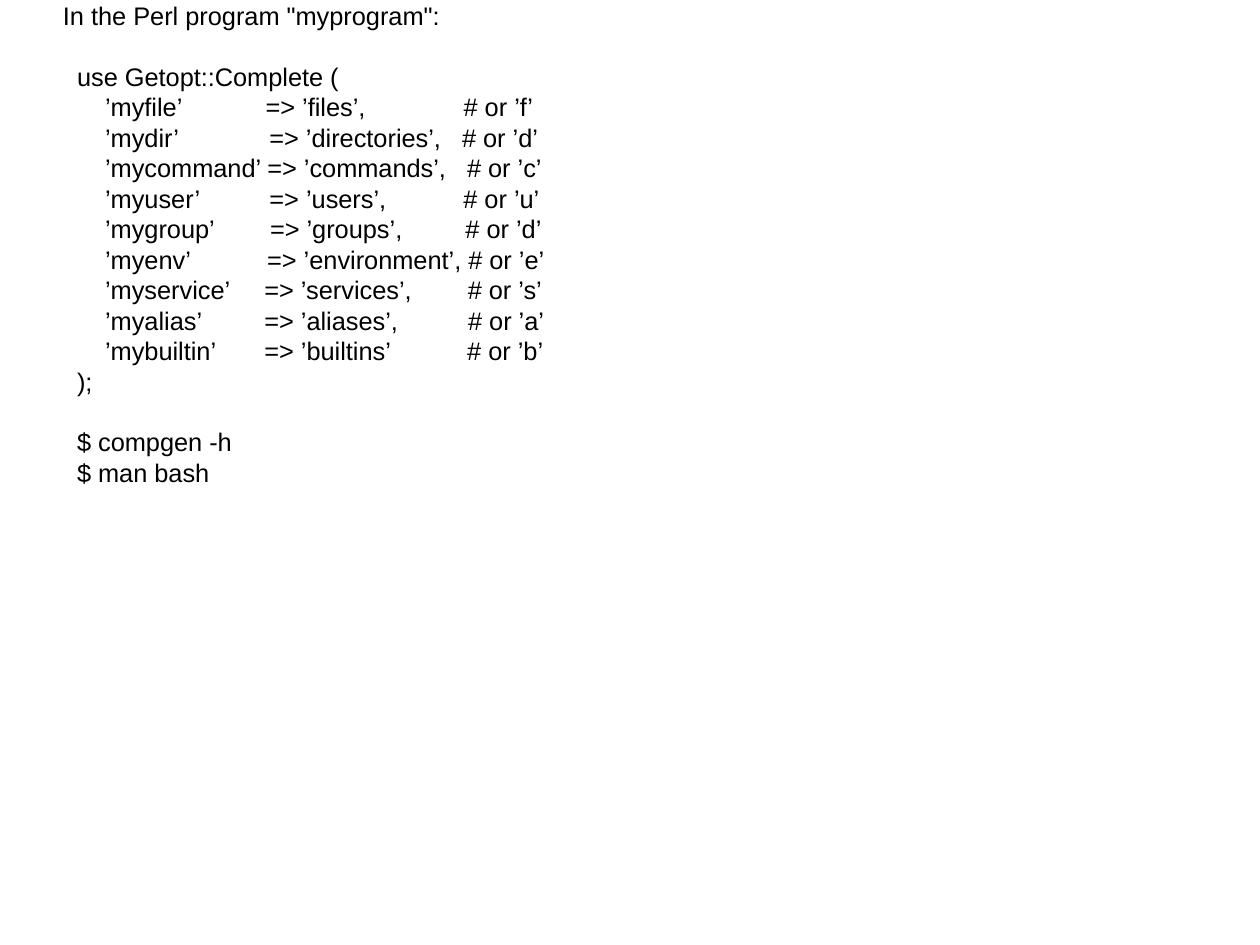
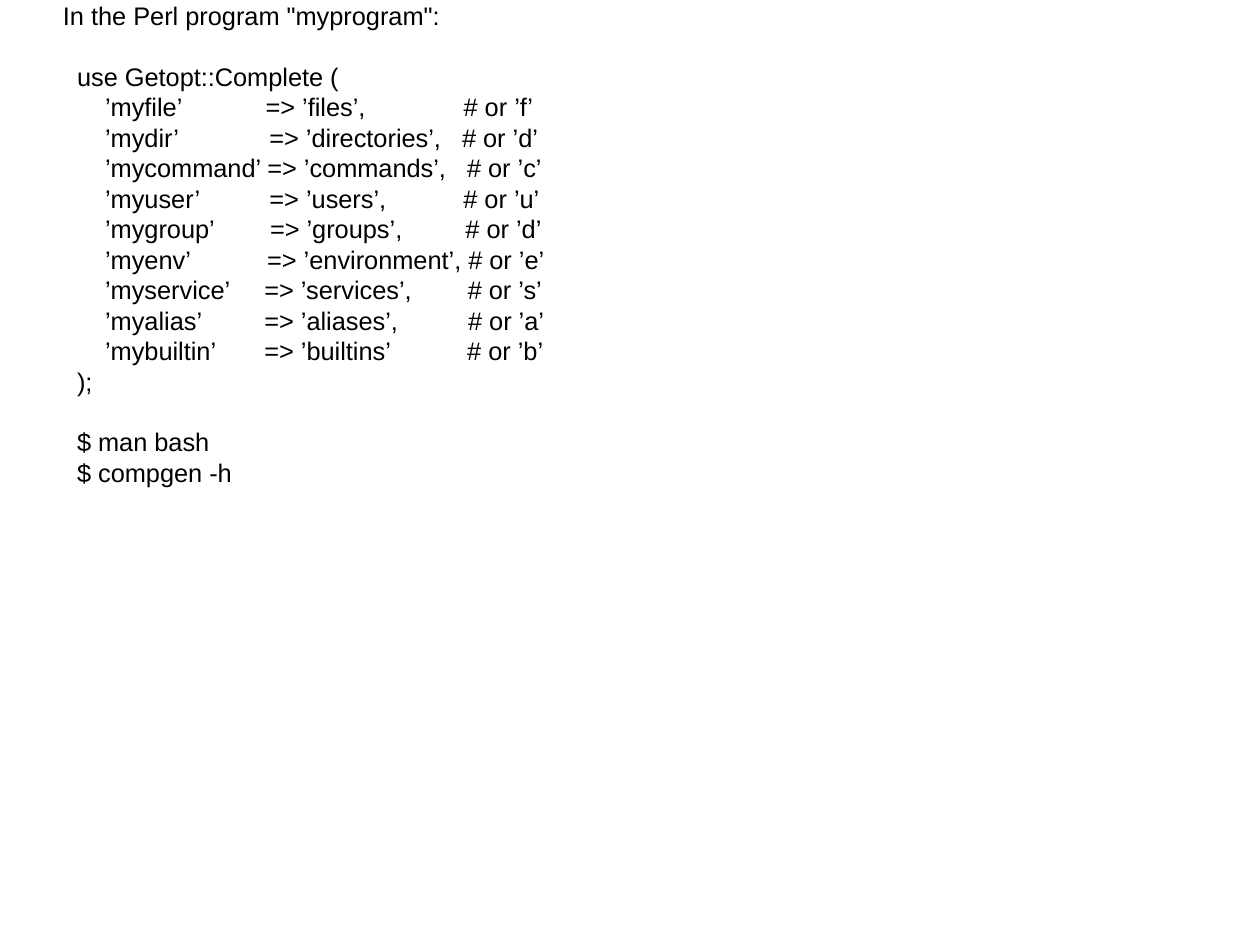
Before and after one commit to ssmith-wustl/Getopt-Complete, a slide deck: slide 59 of doc/getopt-complete.odp (slide 50 before the commit). Drawn at 1260x945 pixels with LibreOffice and Linux fonts; fonts in the diff are those of the drawing. Boxes give left, top, right and bottom in pixels: in the first picture for what was removed or moved away, otherwise in the second. Text is boxed around its words. In the diff, an @@ line names an element or a change of style, - is before the commit and + after.

```diff
--- a/doc/getopt-complete.odp
+++ b/doc/getopt-complete.odp
@@ subtitle at (x1=98, y1=432, x2=209, y2=452): paragraph added @@
+$ man bash
@@ subtitle at (x1=98, y1=463, x2=209, y2=483): paragraph removed @@
-$ man bash
```
Also in this commit, not shown: 15 other slides changed, 9 slides added, 1 other file.
